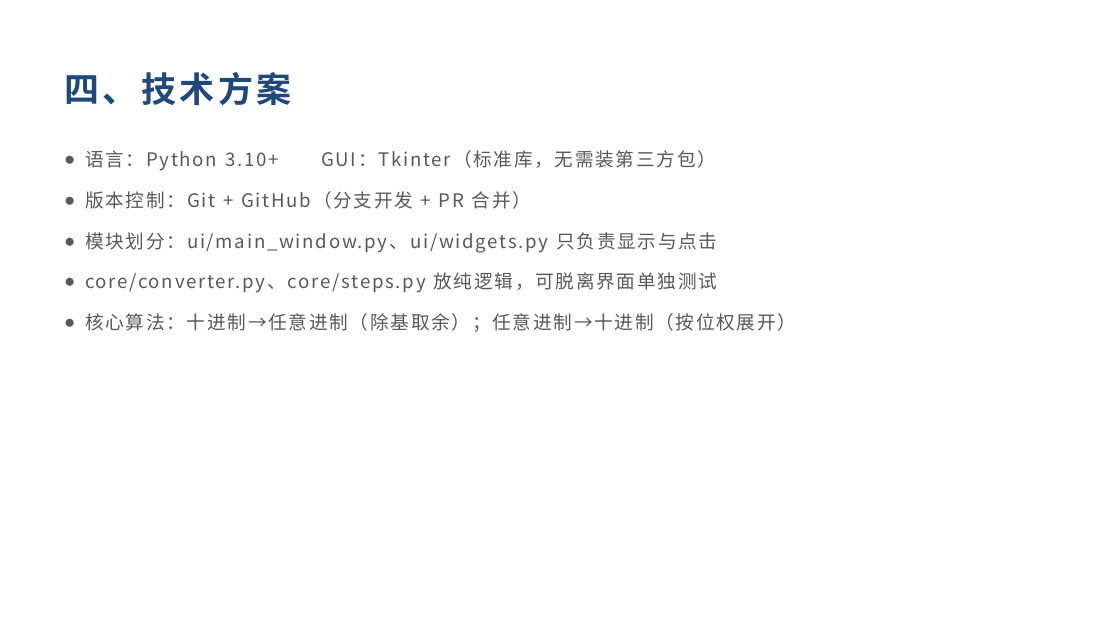
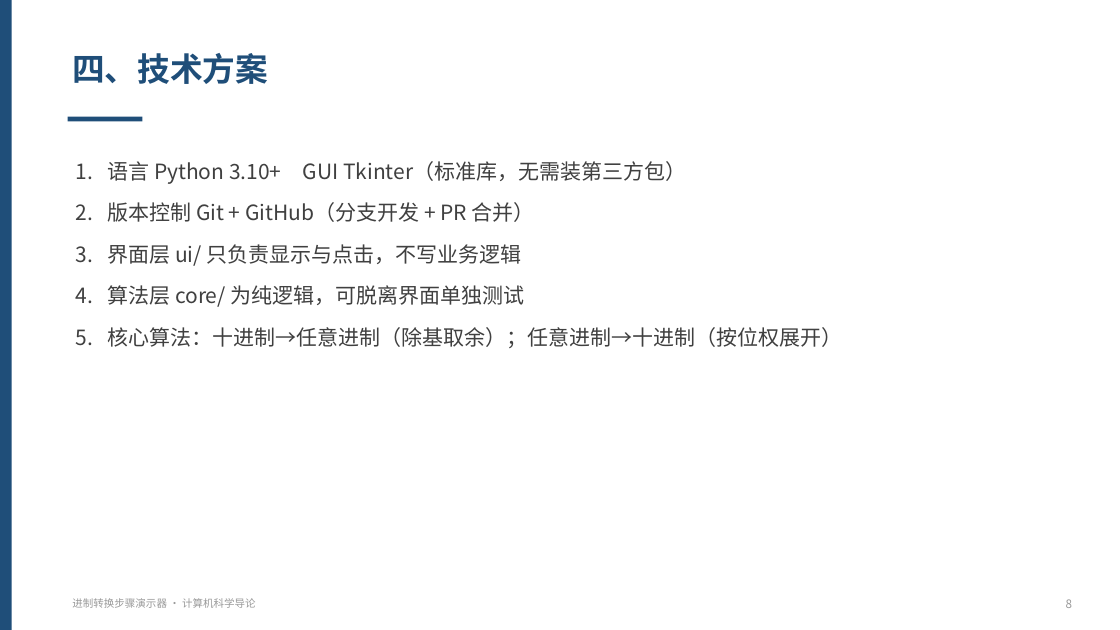
Before and after one commit to nekodoorl/cs-intro-viz, a slide deck: slide 8 of docs/演示PPT.pptx. Drawn at 1120x630 pixels with LibreOffice and Linux fonts; fonts in the diff are those of the drawing. Boxes give left, top, right and bottom in pixels: in the first picture for what was removed or moved away, otherwise in the second. Text is boxed around its words. In the diff, an @@ line names an element or a change of style, - is before the commit and + after.

Commit message:
docs: 优化演示 PPT 视觉（统一版式、卡片与表格）

```diff
--- a/docs/演示PPT.pptx
+++ b/docs/演示PPT.pptx
@@ rectangle added at bbox=[0, 0, 12, 630], fill #1F4E79 @@
@@ text "四、技术方案": place and size @@
-text "四、技术方案" at bbox=[64, 72, 291, 105]
+text "四、技术方案" at bbox=[72, 53, 268, 84]
@@ text "四、技术方案" at bbox=[72, 53, 268, 84]: size 30 to 28 pt, text colour #1F497D to #1F4E79, letter spacing 3 to 0 pt; vertical alignment middle to top @@
@@ rectangle added at bbox=[68, 117, 143, 122], fill #1F4E79 @@
@@ text "语言 Python 3.10+ GUI Tkinter（标准库，无需装第三方包）": place and size @@
-text "语言 Python 3.10+ GUI Tkinter（标准库，无需装第三方包）" at bbox=[85, 150, 796, 332]
+text "语言 Python 3.10+ GUI Tkinter（标准库，无需装第三方包）" at bbox=[107, 161, 842, 348]
@@ text at bbox=[107, 161, 686, 307]: text changed; size 16 to 18 pt; text colour #595959 to #404040 @@
-● 语言：Python 3.10+ GUI：Tkinter（标准库，无需装第三方包）
-● 版本控制：Git + GitHub（分支开发 + PR 合并）
-● 模块划分：ui/main_window.py、ui/widgets.py 只负责显示与点击
-● core/converter.py、core/steps.py 放纯逻辑，可脱离界面单独测试
+1. 语言 Python 3.10+ GUI Tkinter（标准库，无需装第三方包）
+2. 版本控制 Git + GitHub（分支开发 + PR 合并）
+3. 界面层 ui/ 只负责显示与点击，不写业务逻辑
+4. 算法层 core/ 为纯逻辑，可脱离界面单独测试
@@ text at bbox=[107, 327, 842, 348]: size 16 to 18 pt, text colour #595959 to #404040, letter spacing 1.5 to 0 pt in "核心算法：十进制→任意进制（除基取余）；任意进制→十进制（按位权展开）"; bullet ● to 1.; line spacing 1.3 to 1; more space between paragraphs @@
@@ text added at bbox=[72, 598, 256, 608], 9 pt, text #999999 @@
+进制转换步骤演示器 · 计算机科学导论
@@ text added at bbox=[1066, 599, 1072, 608], 10 pt, text #999999 @@
+8
```
Also in this commit, not shown: 10 other slides changed.
